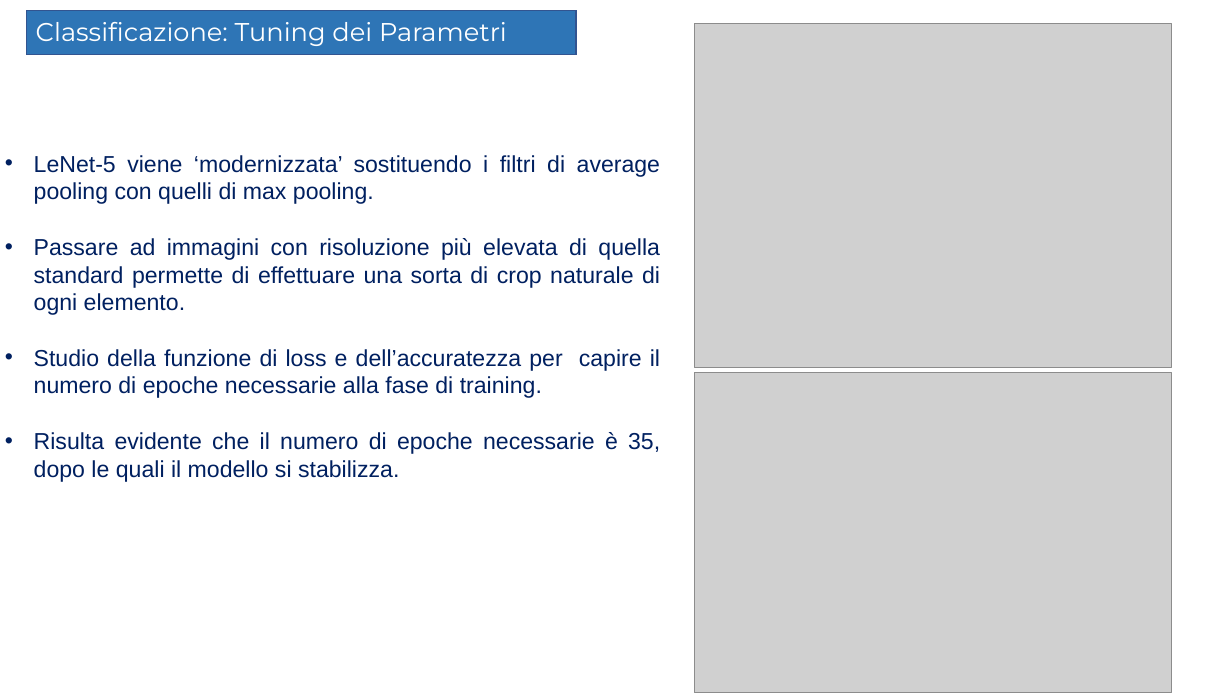
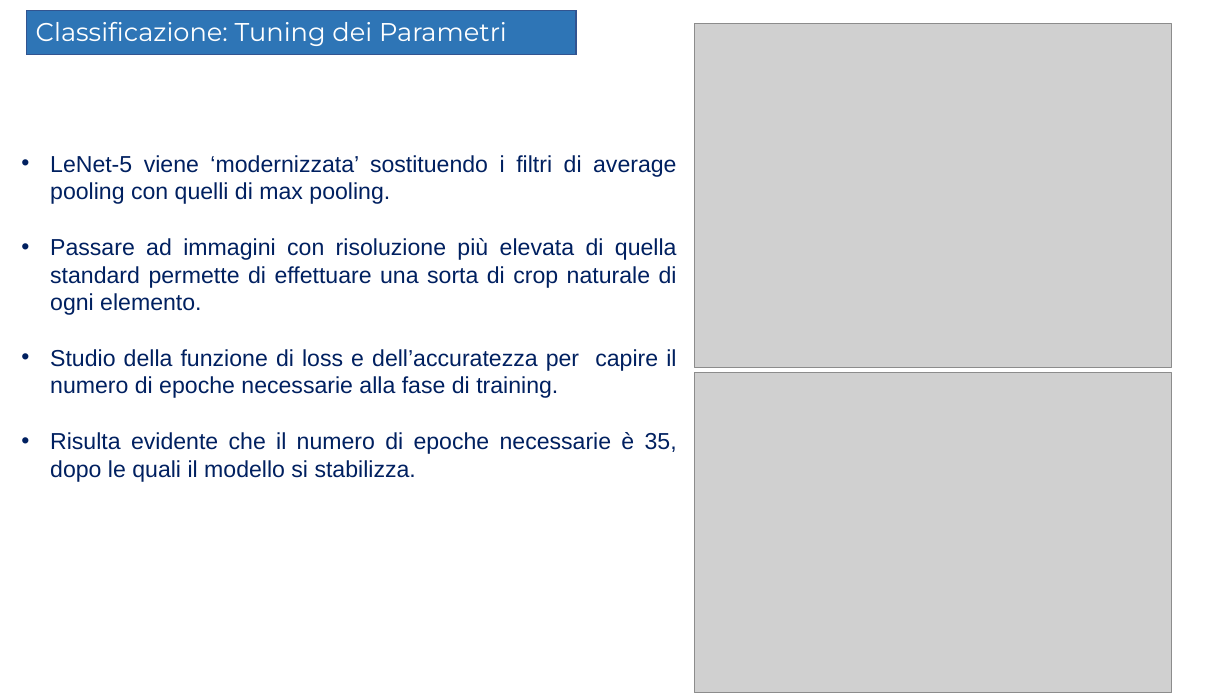
Before and after one commit to Elmaravilla7/Tesi, a slide deck: slide 12 of Presentazione204898.pptx (slide 13 before the commit). Drawn at 1232x693 pixels with LibreOffice and Linux fonts; fonts in the diff are those of the drawing; grey boxes stand for pictures. Boxes give left, top, right and bottom in pixels: in the first picture for what was removed or moved away, otherwise in the second. Text is boxed around its words. In the diff, an @@ line names an element or a change of style, - is before the commit and + after.

```diff
--- a/Presentazione204898.pptx
+++ b/Presentazione204898.pptx
@@ text "LeNet-5 viene ‘modernizzata’ sostituendo i ...": place and size @@
-text "LeNet-5 viene ‘modernizzata’ sostituendo i ..." at [34,155,660,482]
+text "LeNet-5 viene ‘modernizzata’ sostituendo i ..." at [50,155,677,482]
```
Also in this commit, not shown: 6 other slides changed, 1 slide removed.
